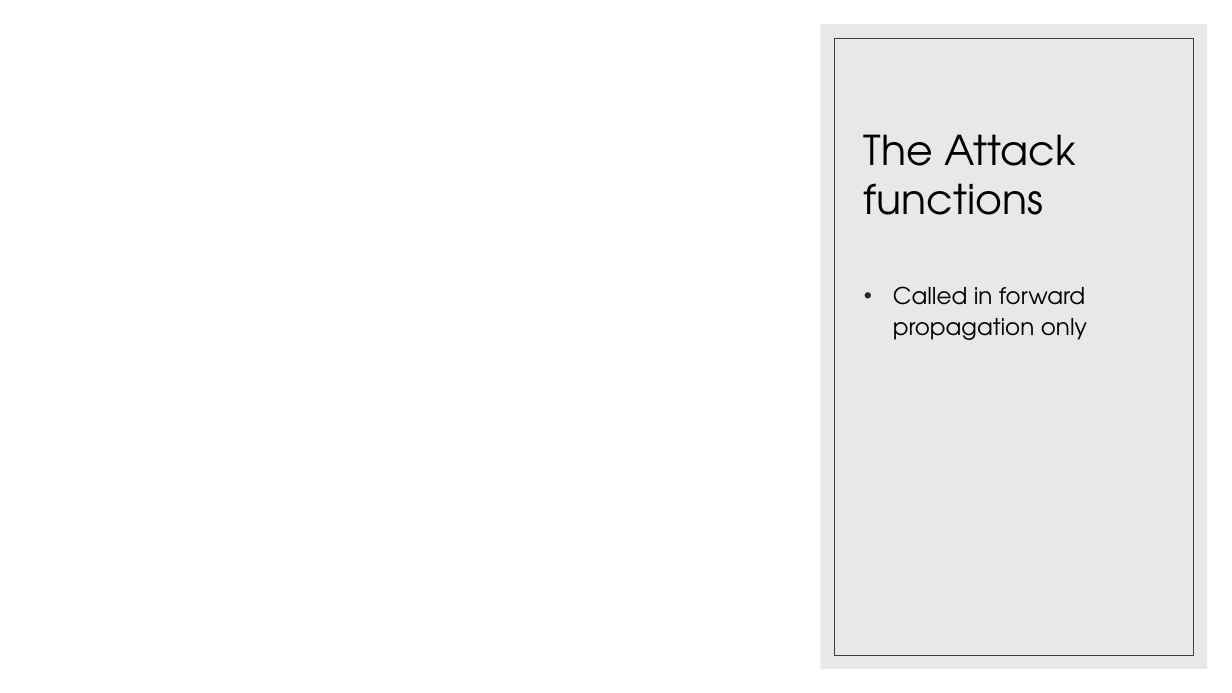
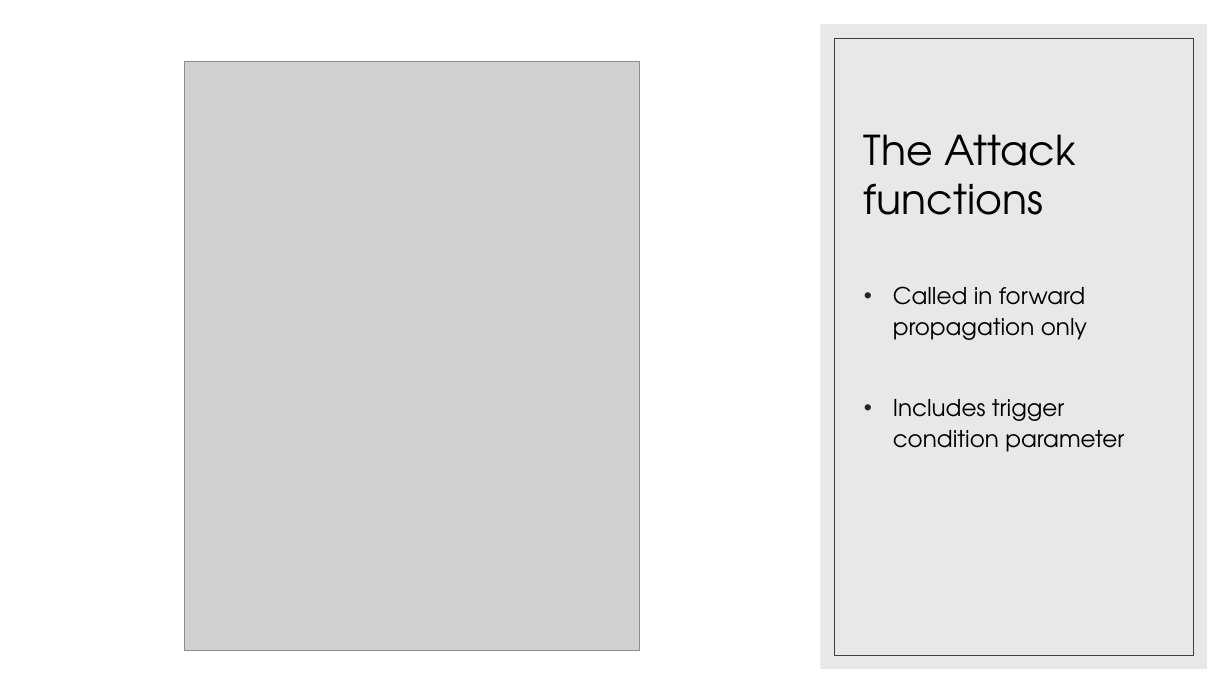
Before and after one commit to landonbuell/Convolutional-Neural-Networks, a slide deck: slide 13 of Presentations/14_04_2020/Modeling Attack Functions.pptx. Drawn at 1232x693 pixels with LibreOffice and Linux fonts; fonts in the diff are those of the drawing; grey boxes stand for pictures. Boxes give left, top, right and bottom in pixels: in the first picture for what was removed or moved away, otherwise in the second. Text is boxed around its words. In the diff, an @@ line names an element or a change of style, - is before the commit and + after.

```diff
--- a/Presentations/14_04_2020/Modeling Attack Functions.pptx
+++ b/Presentations/14_04_2020/Modeling Attack Functions.pptx
@@ picture added at bbox=[185, 61, 640, 650] @@
@@ text at bbox=[893, 399, 1124, 452]: paragraph added @@
+• Includes trigger condition parameter
```
Also in this commit, not shown: 6 other slides changed, 1 slide added, 1 other file.
